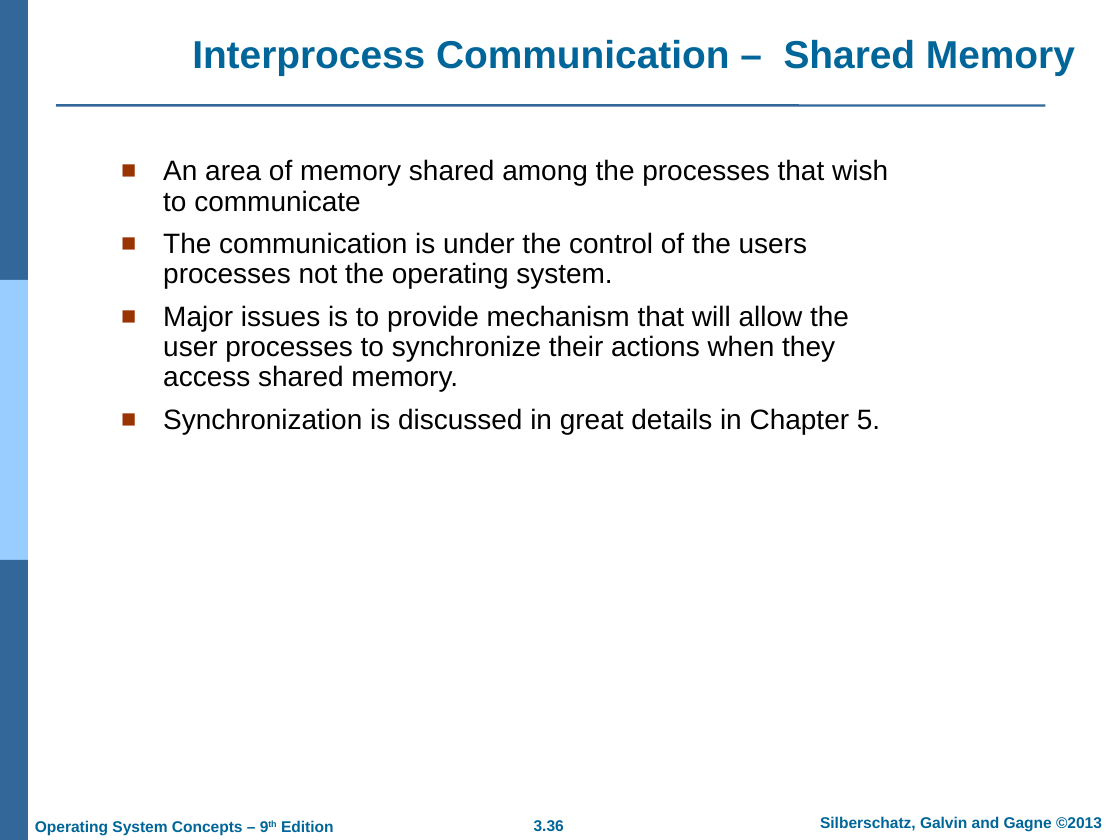
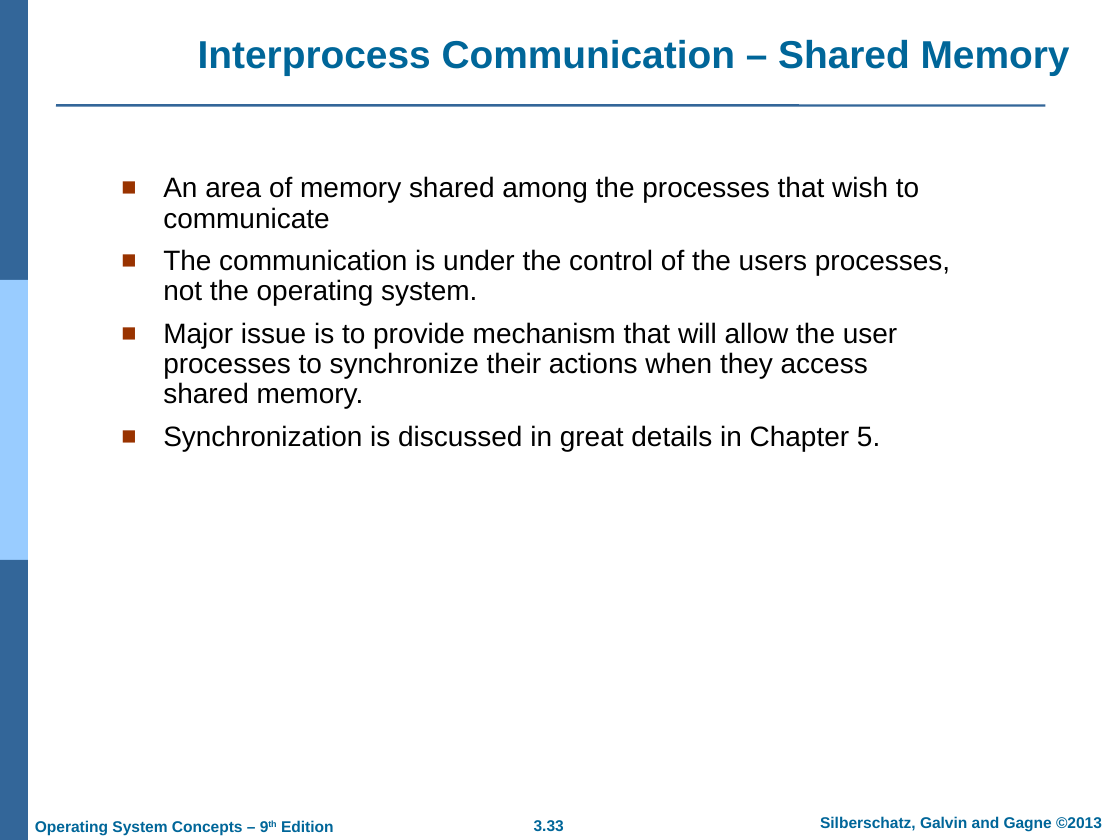
Before and after one commit to GeneralNitin/S4, a slide deck: slide 33 of S4/03. OS/PPTs/PPT-dir/03. Processes.ppt (slide 36 before the commit). Drawn at 1120x840 pixels with LibreOffice and Linux fonts; fonts in the diff are those of the drawing; background and template pictures are left out. Boxes give left, top, right and bottom in pixels: in the first picture for what was removed or moved away, otherwise in the second. Text is boxed around its words. In the diff, an @@ line names an element or a change of style, - is before the commit and + after.

```diff
--- a/S4/03. OS/PPTs/PPT-dir/03. Processes.ppt
+++ b/S4/03. OS/PPTs/PPT-dir/03. Processes.ppt
@@ title "Interprocess Communication – Shared Memory" rewrapped from box(192, 39, 1075, 76) to box(198, 39, 1070, 76) @@
@@ text "An area of memory shared ...": place and size @@
-text "An area of memory shared ..." at box(163, 159, 888, 434)
+text "An area of memory shared ..." at box(163, 176, 950, 451)
@@ text at box(163, 249, 950, 408): text changed @@
-■ The communication is under the control of the users processes not the operating system.
-■ Major issues is to provide mechanism that will allow the user processes to synchronize their actions when they access shared memory.
+■ The communication is under the control of the users processes, not the operating system.
+■ Major issue is to provide mechanism that will allow the user processes to synchronize their actions when they access shared memory.
@@ page number at box(534, 820, 564, 831): text changed @@
-3.36
+3.33
```
Also in this commit, not shown: 15 other slides changed.
